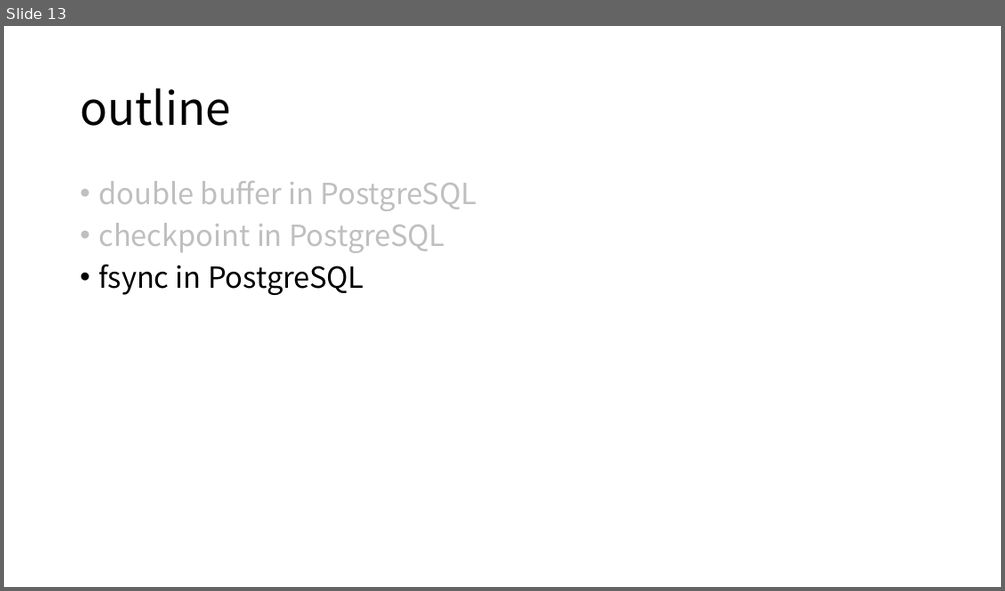
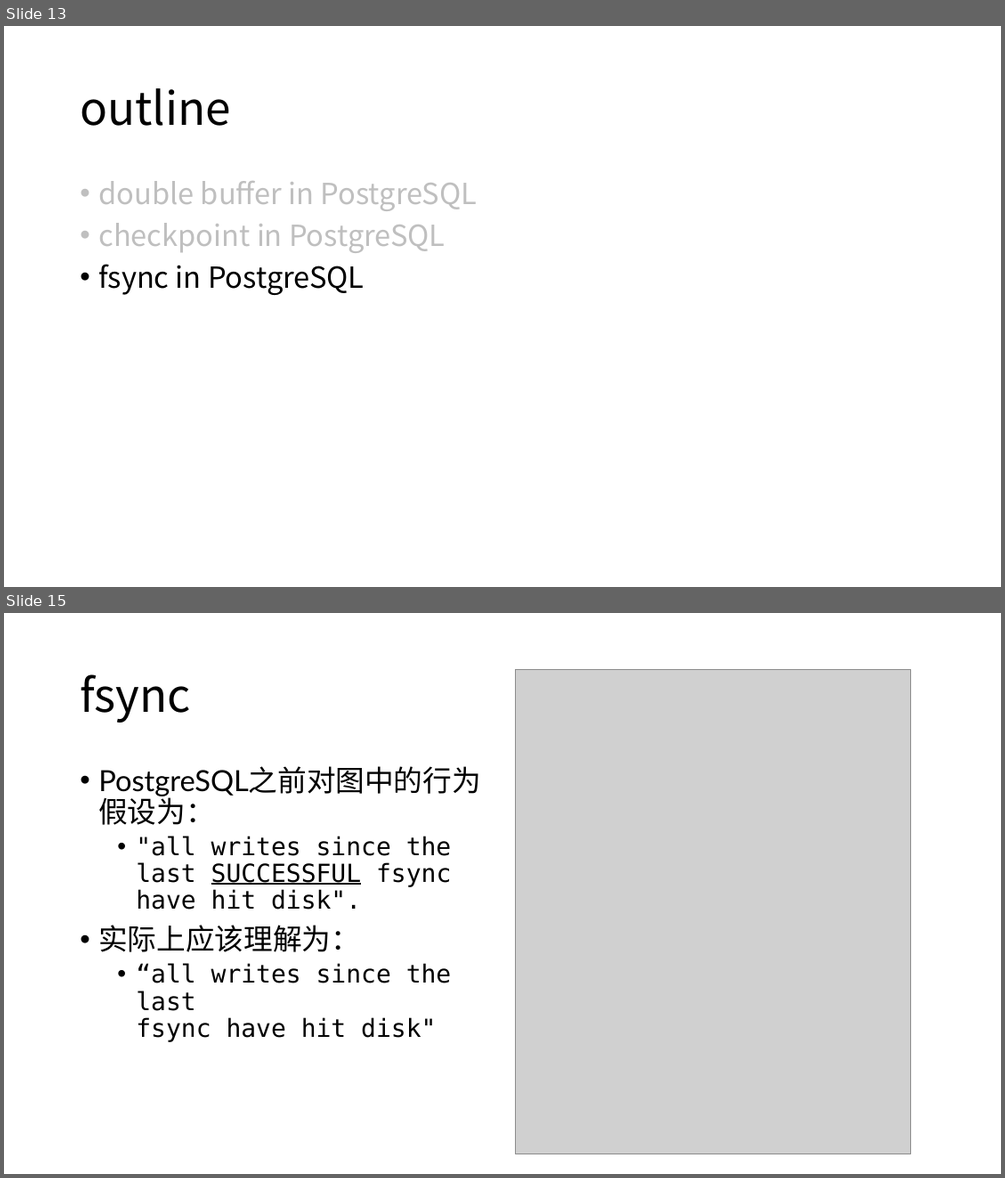
Before and after one commit to yummyliu/papers, a slide deck: pg-buffer.pptx. Shown one above the other, each under a label of ours: slide 13 before the commit, slides 13 and 15 after it; the slides between them are not shown. The pictures are 1005x591 and 1005x1178 pixels, drawn with LibreOffice and Linux fonts; fonts in the diff are those of the drawing; grey boxes stand for pictures. Boxes give left, top, right and bottom in pixels: in the first picture for what was removed or moved away, otherwise in the second. Text is boxed around its words. In the diff, an @@ line names an element or a change of style, - is before the commit and + after.

```diff
--- a/pg-buffer.pptx
+++ b/pg-buffer.pptx
@@ slide 15 added at (4, 613, 1001, 1174), background #FFFFFF @@
@@ title added at (80, 674, 191, 722), 44 pt, text #000000 @@
+fsync
@@ picture added at (516, 669, 911, 1153) @@
@@ text added at (98, 835, 452, 1042), 24 pt, text #000000 @@
+• PostgreSQL之前对图中的行为假设为：
+  • "all writes since the last SUCCESSFUL fsync have hit disk".
+• 实际上应该理解为：
+  • “all writes since the last fsync have hit disk"
```
Also in this commit, not shown: 2 slides changed, 4 other slides added, 3 slides removed.
